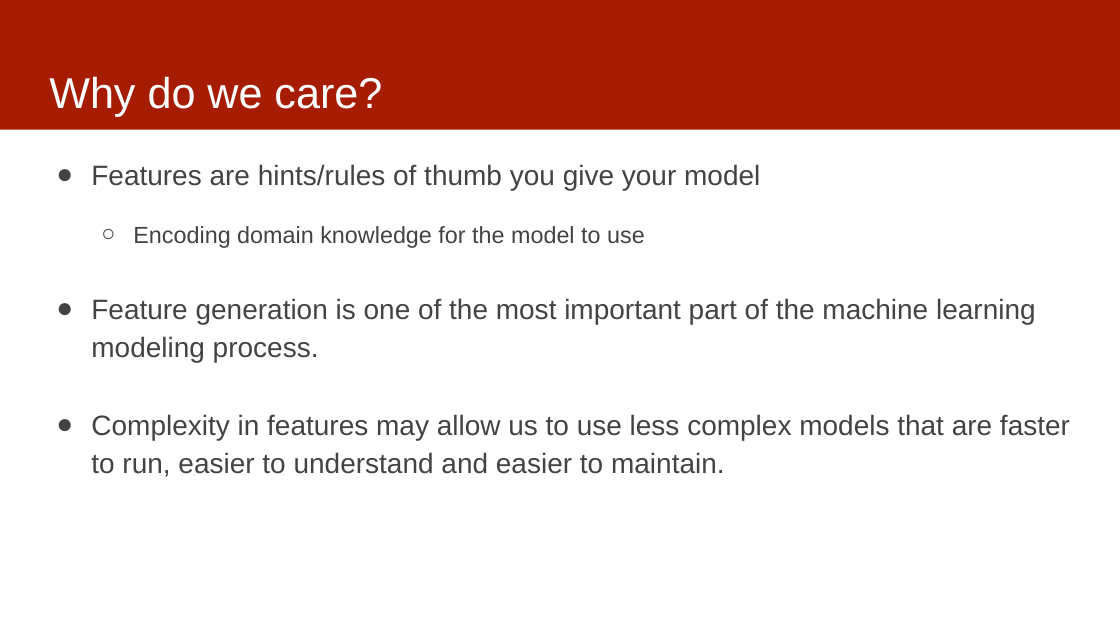
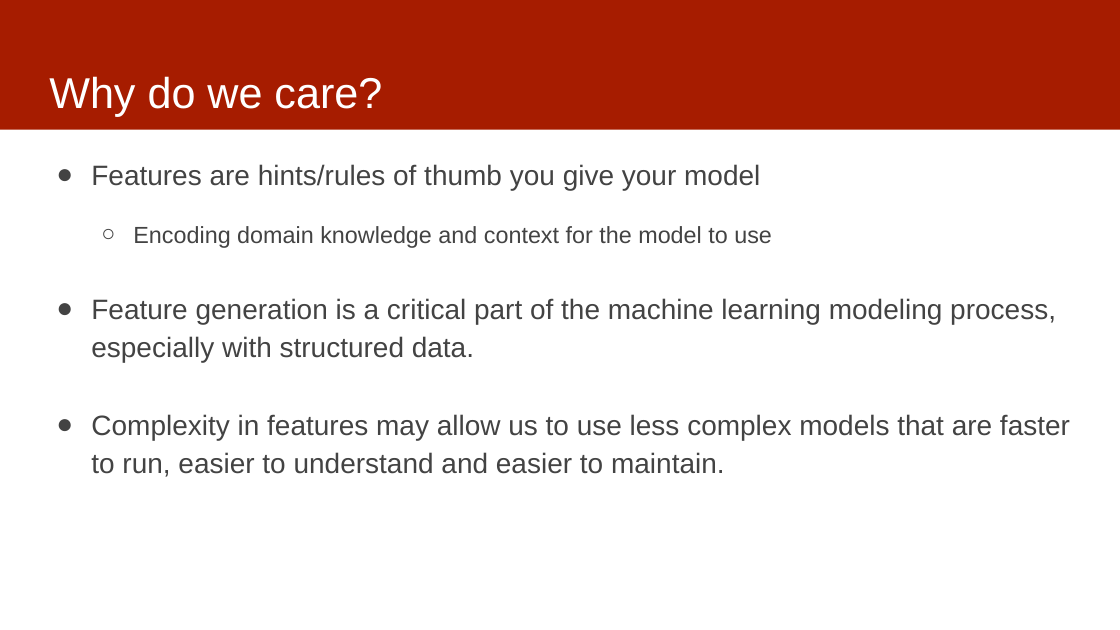
Before and after one commit to dssg/mlforpublicpolicylab, a slide deck: slide 7 of 07 - Features/features-and-imputation.pptx (slide 3 before the commit). Drawn at 1120x630 pixels with LibreOffice and Linux fonts; fonts in the diff are those of the drawing. Boxes give left, top, right and bottom in pixels: in the first picture for what was removed or moved away, otherwise in the second. Text is boxed around its words. In the diff, an @@ line names an element or a change of style, - is before the commit and + after.

Commit message:
updates to features slides

```diff
--- a/07 - Features/features-and-imputation.pptx
+++ b/07 - Features/features-and-imputation.pptx
@@ text at (91,226,1056,363): text changed @@
-  ○ Encoding domain knowledge for the model to use
-● Feature generation is one of the most important part of the machine learning modeling process.
+  ○ Encoding domain knowledge and context for the model to use
+● Feature generation is a critical part of the machine learning modeling process, especially with structured data.
```
Also in this commit, not shown: 8 other slides changed, 9 slides added.
